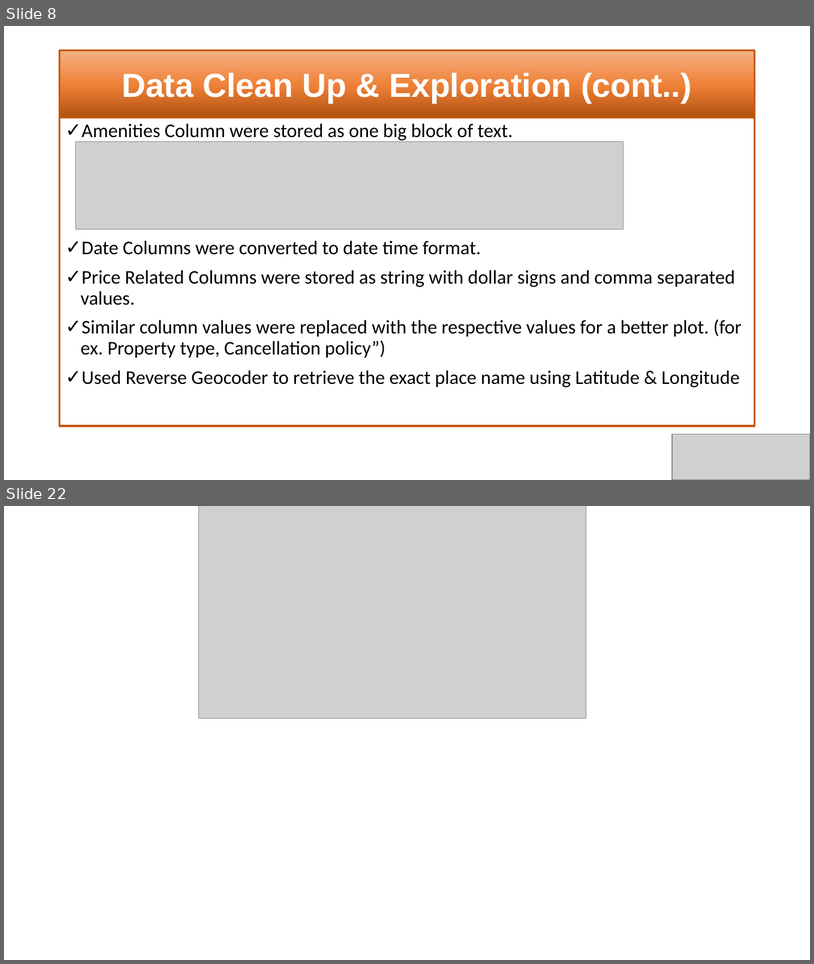
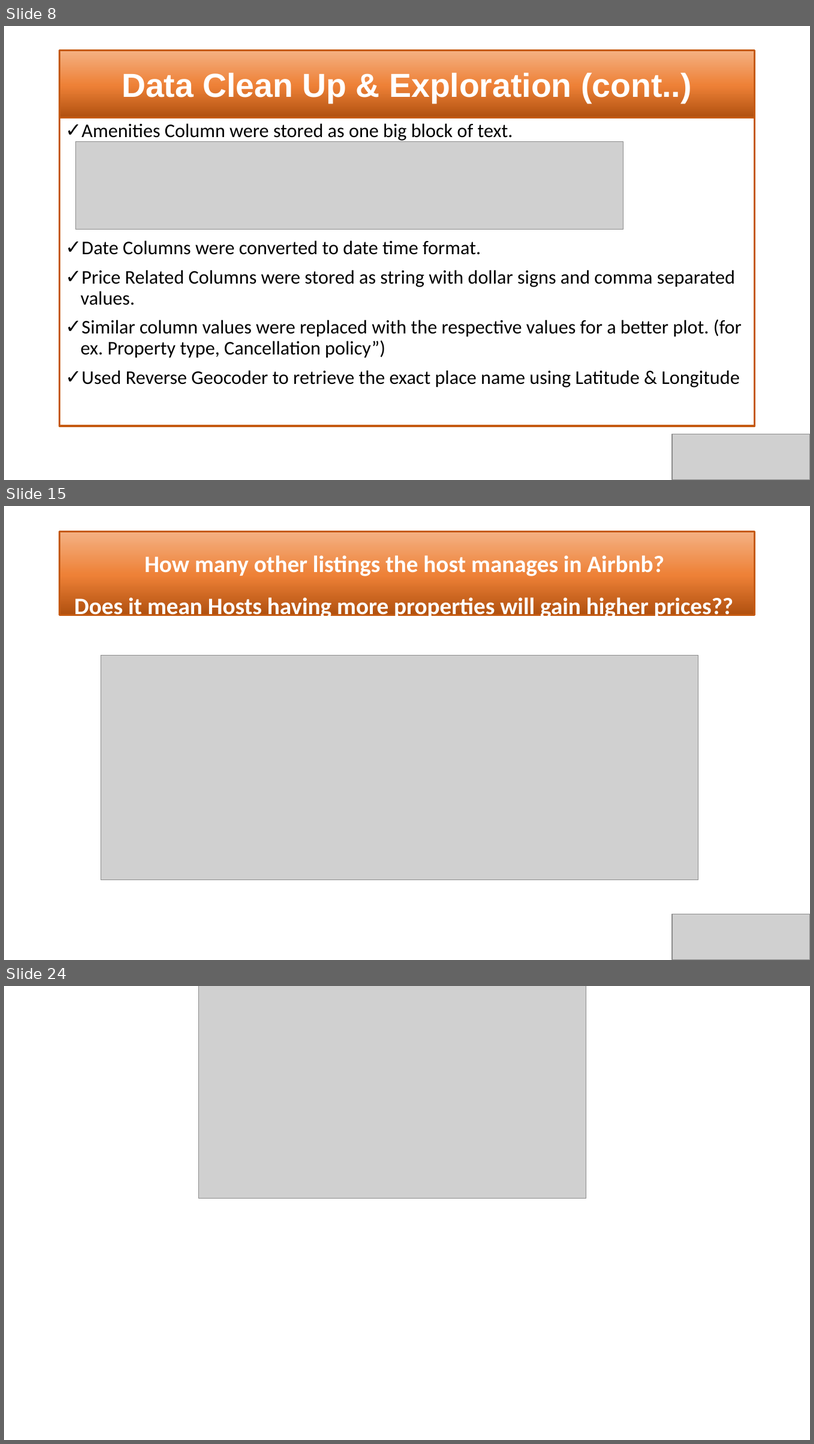
Before and after one commit to SaranyaPandiaraj/Futuristic-Airbnb, a slide deck: Futuristic_Airbnb.pptx. Shown one above the other, each under a label of ours: slides 8 and 22 before the commit, slides 8, 15 and 24 after it; the slides between them are not shown. The pictures are 814x964 and 814x1444 pixels, drawn with LibreOffice and Linux fonts; fonts in the diff are those of the drawing; grey boxes stand for pictures. Boxes give left, top, right and bottom in pixels: in the first picture for what was removed or moved away, otherwise in the second. Text is boxed around its words. In the diff, an @@ line names an element or a change of style, - is before the commit and + after.

```diff
--- a/Futuristic_Airbnb.pptx
+++ b/Futuristic_Airbnb.pptx
@@ slide 15 added at (x1=4, y1=506, x2=810, y2=960), background #FFFFFF @@
@@ rectangle added at (x1=60, y1=531, x2=755, y2=615), fill gradient #B0500F to #EE8137 to #F4B183, outline #C55A11 2.25 pt, 28 pt, text #FFFFFF, bold @@
+How many other listings the host manages in Airbnb?
+Does it mean Hosts having more properties will gain higher prices??
@@ picture added at (x1=101, y1=655, x2=699, y2=880) @@
@@ picture added at (x1=672, y1=914, x2=810, y2=960) @@
@@ what was slide 22 is now slide 24 @@
```
Also in this commit, not shown: 5 slides changed, 10 other slides added, 9 slides removed.
